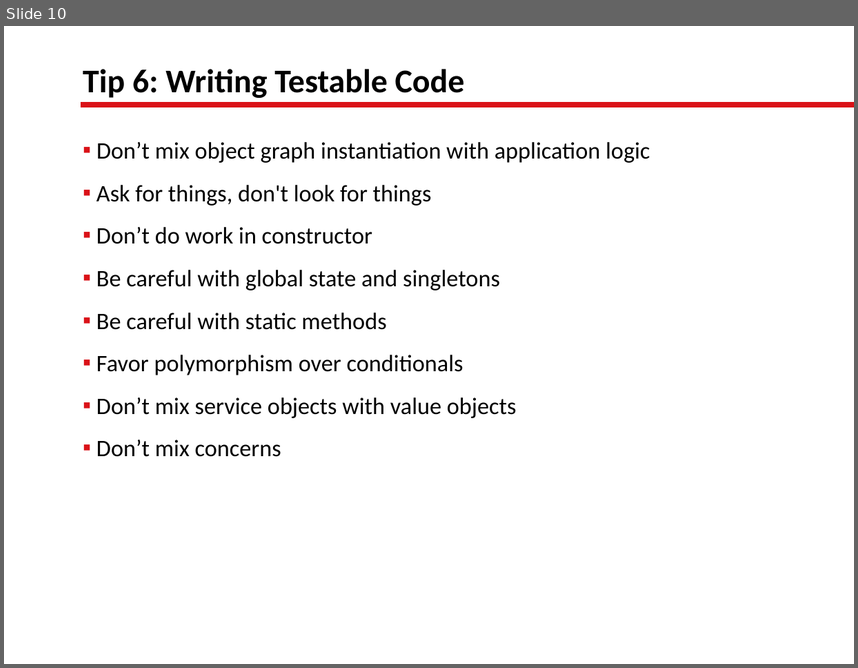
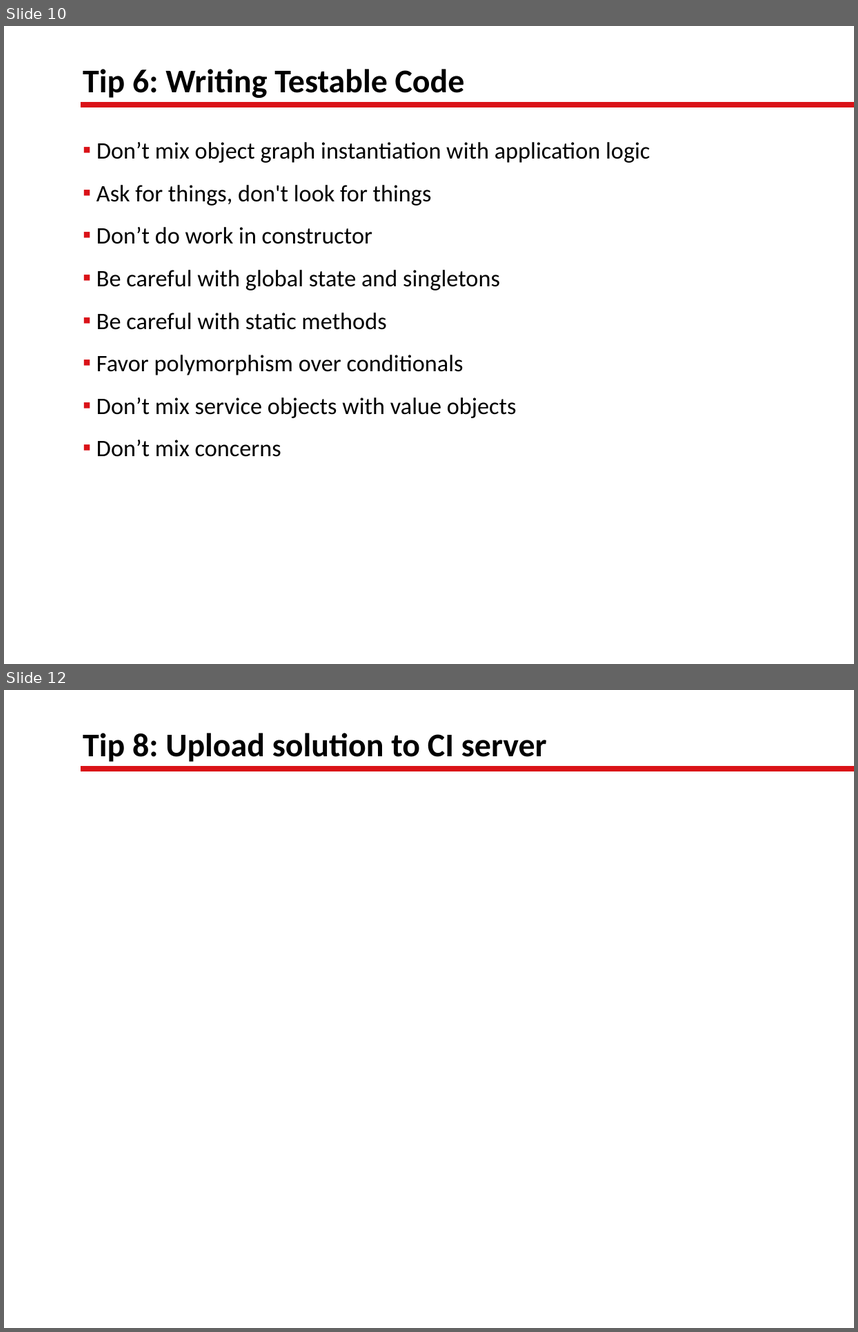
Before and after one commit to lgoldin/TestOrientedDevelopment, a slide deck: Test-Oriented Development.pptx. Shown one above the other, each under a label of ours: slide 10 before the commit, slides 10 and 12 after it; the slides between them are not shown. The pictures are 858x668 and 858x1332 pixels, drawn with LibreOffice and Linux fonts; fonts in the diff are those of the drawing; background and template pictures are left out. Boxes give left, top, right and bottom in pixels: in the first picture for what was removed or moved away, otherwise in the second. Text is boxed around its words. In the diff, an @@ line names an element or a change of style, - is before the commit and + after.

```diff
--- a/Test-Oriented Development.pptx
+++ b/Test-Oriented Development.pptx
@@ slide 12 added at (4,690,854,1328), background picture (left out); not listed: 1 template element that a slide beside it also shows @@
@@ title added at (83,733,547,762), 28 pt, text #000000, bold @@
+Tip 8: Upload solution to CI server
```
Also in this commit, not shown: 4 slides changed, 15 other slides added, 1 slide removed, 11 other files.
